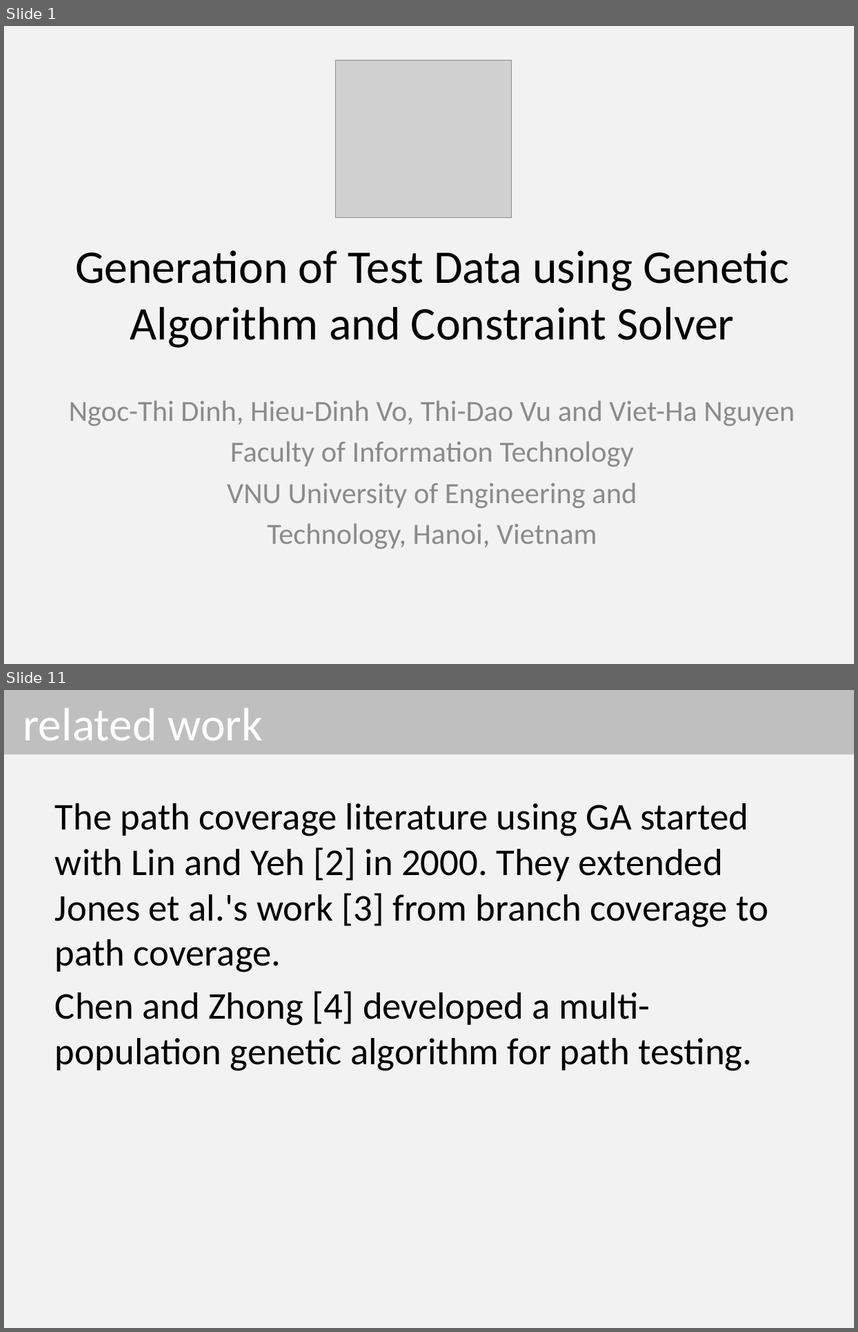
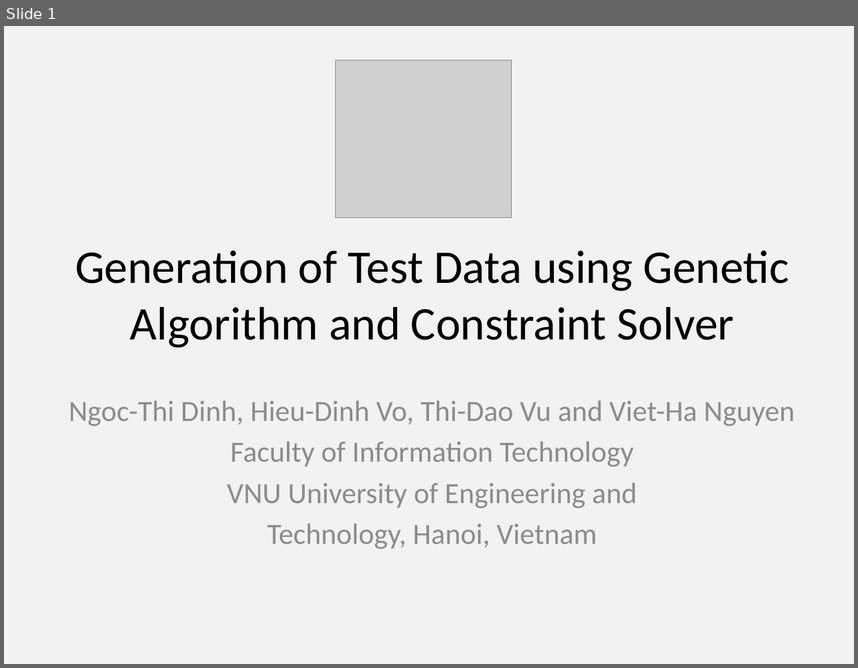
Before and after one commit to dinhngocthi/GAsource, a slide deck: CFT4CUnitSrc/src/report/ACIIDS2016_Presentation.pptx. Shown one above the other, each under a label of ours: slides 1 and 11 before the commit, slide 1 after it; the slides between them are not shown. The pictures are 858x1332 and 858x668 pixels, drawn with LibreOffice and Linux fonts; fonts in the diff are those of the drawing; grey boxes stand for pictures. Boxes give left, top, right and bottom in pixels: in the first picture for what was removed or moved away, otherwise in the second. Text is boxed around its words. In the diff, an @@ line names an element or a change of style, - is before the commit and + after.

```diff
--- a/CFT4CUnitSrc/src/report/ACIIDS2016_Presentation.pptx
+++ b/CFT4CUnitSrc/src/report/ACIIDS2016_Presentation.pptx
@@ slide 11 removed at <box>4,690,854,1328</box>, background #F2F2F2 @@
@@ title removed at <box>4,690,854,755</box> @@
-related work
@@ text removed at <box>55,803,769,1071</box> @@
-The path coverage literature using GA started with Lin and Yeh [2] in 2000. They extended Jones et al.'s work [3] from branch coverage to path coverage.
-Chen and Zhong [4] developed a multi-population genetic algorithm for path testing.
```
Also in this commit, not shown: 2 slides changed, 25 other slides removed.
